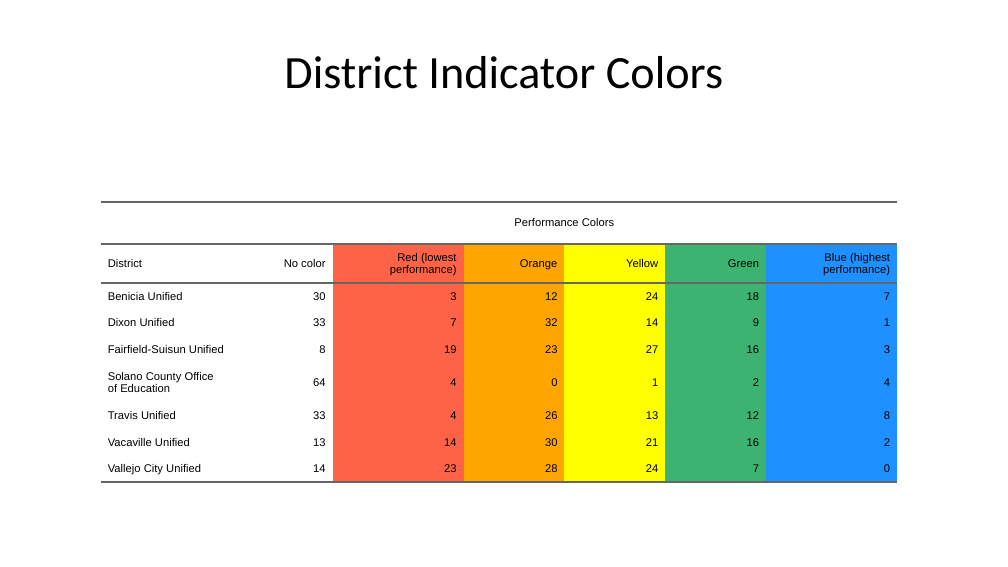
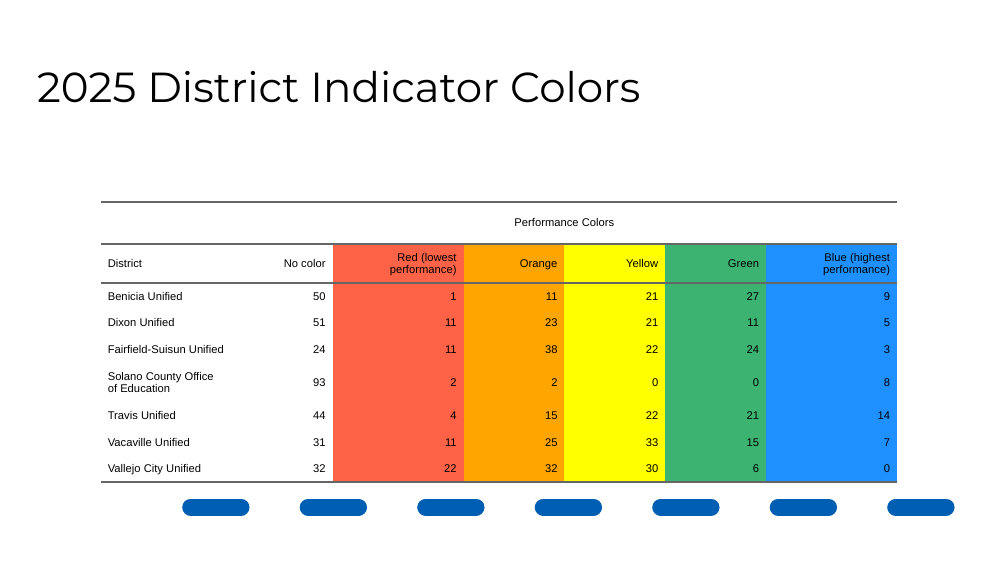
Before and after one commit to jknapp06/CADashboard, a slide deck: slide 4 of output/dashboard_summary.pptx. Drawn at 1008x567 pixels with LibreOffice and Linux fonts; fonts in the diff are those of the drawing; background and template pictures are left out. Boxes give left, top, right and bottom in pixels: in the first picture for what was removed or moved away, otherwise in the second. Text is boxed around its words. In the diff, an @@ line names an element or a change of style, - is before the commit and + after.

```diff
--- a/output/dashboard_summary.pptx
+++ b/output/dashboard_summary.pptx
@@ title "2025 District Indicator Colors" at (x1=37, y1=71, x2=640, y2=103): vertical alignment middle to bottom @@
@@ title at (x1=37, y1=71, x2=640, y2=103): text changed; size 33 to 30 pt; font Calibri to Montserrat @@
-District Indicator Colors
+2025 District Indicator Colors
@@ table at (x1=101, y1=202, x2=897, y2=567) @@
-row 3: Benicia Unified | 30 | 3 | 12 | 24 | 18 | 7
+row 3: Benicia Unified | 50 | 1 | 11 | 21 | 27 | 9
-row 4: Dixon Unified | 33 | 7 | 32 | 14 | 9 | 1
+row 4: Dixon Unified | 51 | 11 | 23 | 21 | 11 | 5
-row 5: Fairfield-Suisun Unified | 8 | 19 | 23 | 27 | 16 | 3
+row 5: Fairfield-Suisun Unified | 24 | 11 | 38 | 22 | 24 | 3
-row 6: Solano County Office of Education | 64 | 4 | 0 | 1 | 2 | 4
+row 6: Solano County Office of Education | 93 | 2 | 2 | 0 | 0 | 8
-row 7: Travis Unified | 33 | 4 | 26 | 13 | 12 | 8
+row 7: Travis Unified | 44 | 4 | 15 | 22 | 21 | 14
-row 8: Vacaville Unified | 13 | 14 | 30 | 21 | 16 | 2
+row 8: Vacaville Unified | 31 | 11 | 25 | 33 | 15 | 7
-row 9: Vallejo City Unified | 14 | 23 | 28 | 24 | 7 | 0
+row 9: Vallejo City Unified | 32 | 22 | 32 | 30 | 6 | 0
@@ line added from (191, 507) to (1008, 507), #005FB2 12 pt dashed @@
```
Also in this commit, not shown: 20 other slides changed, 3 slides added, 3 slides removed, 26 other files.
